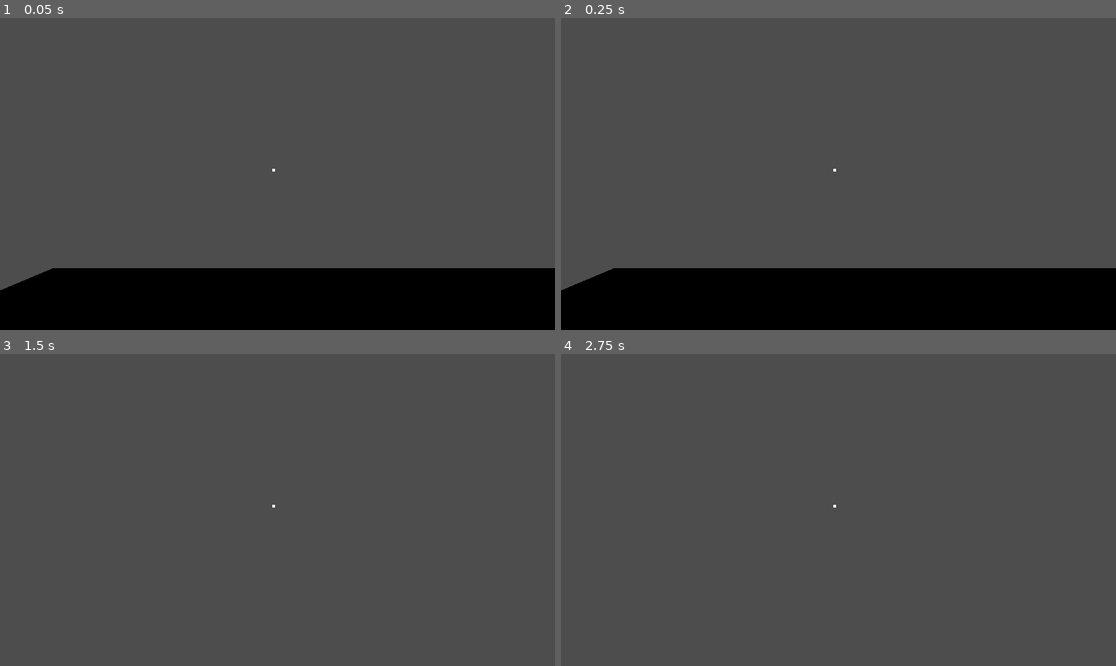
Above: before the commit, frames 1-4 (two rows, left to right).
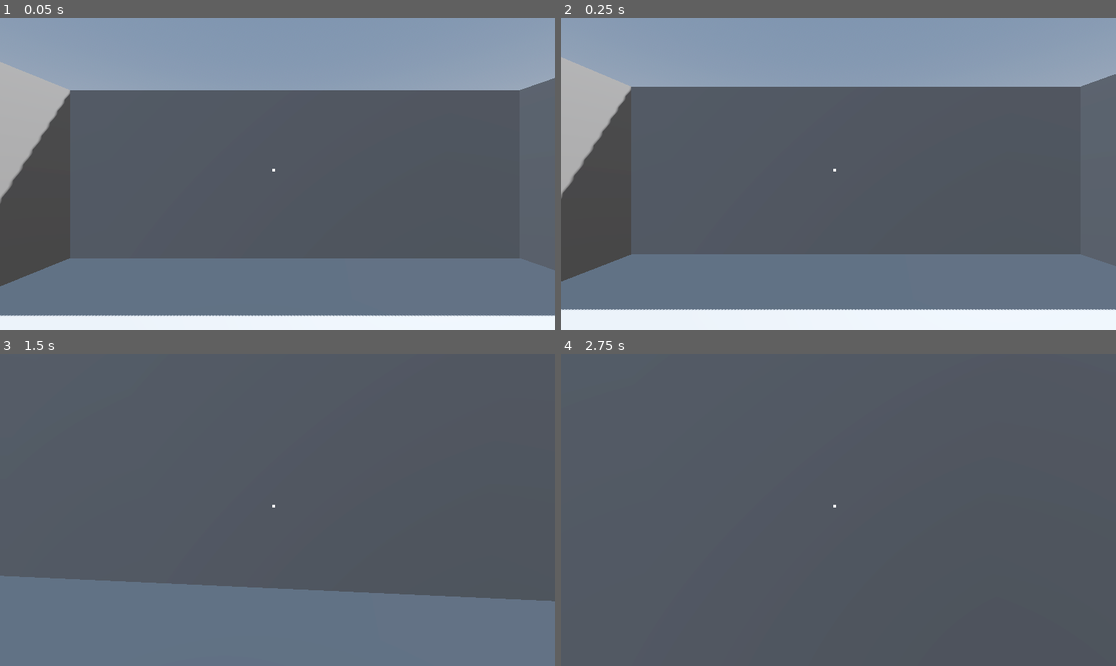
Above: after the commit, the same moments.

Repository: jakubaszcz/Still
Game: Godot game, scene res://scenes/game.tscn
Two runs of this game, one before a commit and one after it. Both use one fixed random seed, a clock stepped at 60 frames per second and the inputs below.
Inputs (mouse positions are in pixels of both pictures, inside the frame that each line leads up to):
- Up to frame 1 (0.05 s): no input
- Up to frame 2 (0.25 s): no input
- Up to frame 3 (1.5 s): move the mouse to (305, 510) at 0.52 s; hold W (move_forward) from 0.53 s (still down); click (305, 510) at 0.6 s; move the mouse to (249, 510) at 1.27 s; right-click (249, 510) at 1.35 s
- Up to frame 4 (2.75 s): keep holding W (move_forward); tap Enter at 2 s; move the mouse to (849, 503) at 2.02 s; click (849, 503) at 2.1 s

The runs differ from the first frame. In frame 1, 51% of the frame differs, in the area x 0-100%, y 0-100%; in frame 2, 51%; in frame 3, 30%; in frame 4, 1.5%.

Commit message:
feat: add collision and gravity to object

Diff:
--- a/nodes/monster.tscn
+++ b/nodes/monster.tscn
@@ -11,3 +11,4 @@
 shape = SubResource("CapsuleShape3D_hbfoo")
 
 [node name="CSGCylinder3D" type="CSGCylinder3D" parent="." unique_id=613063347]
+use_collision = true
--- a/nodes/player.tscn
+++ b/nodes/player.tscn
@@ -3,18 +3,16 @@
 [ext_resource type="Script" uid="uid://bi17we1f34n16" path="res://scripts/player.gd" id="1_u63mc"]
 [ext_resource type="PackedScene" uid="uid://bp1dm7dhirfys" path="res://nodes/player_interface.tscn" id="2_bms3g"]
 
-[sub_resource type="CylinderShape3D" id="CylinderShape3D_1"]
-
 [sub_resource type="SphereShape3D" id="SphereShape3D_bms3g"]
 radius = 5.0
+
+[sub_resource type="CapsuleShape3D" id="CapsuleShape3D_bms3g"]
 
 [node name="Player" type="CharacterBody3D" unique_id=1420670030]
 script = ExtResource("1_u63mc")
 
 [node name="Body" type="CSGCylinder3D" parent="." unique_id=520657104]
-
-[node name="CollisionShape3D" type="CollisionShape3D" parent="." unique_id=345722308]
-shape = SubResource("CylinderShape3D_1")
+use_collision = true
 
 [node name="Camera3D" type="Camera3D" parent="." unique_id=1813214702]
 
@@ -28,5 +26,8 @@
 [node name="CollisionShape3D" type="CollisionShape3D" parent="Area3D" unique_id=1802160970]
 shape = SubResource("SphereShape3D_bms3g")
 
+[node name="CollisionShape3D" type="CollisionShape3D" parent="." unique_id=493402708]
+shape = SubResource("CapsuleShape3D_bms3g")
+
 [connection signal="body_entered" from="Area3D" to="." method="_on_area_3d_body_entered"]
 [connection signal="body_exited" from="Area3D" to="." method="_on_area_3d_body_exited"]
--- a/scenes/game.tscn
+++ b/scenes/game.tscn
@@ -1,16 +1,53 @@
 [gd_scene format=3 uid="uid://c5ejdayrwpirr"]
 
 [ext_resource type="PackedScene" uid="uid://ckudr8chj1kgo" path="res://nodes/player.tscn" id="1_uwrxv"]
-[ext_resource type="PackedScene" uid="uid://cj1e8mf4dcjmv" path="res://nodes/monster.tscn" id="2_yqjtg"]
+[ext_resource type="PackedScene" uid="uid://1b56ietgkpoa" path="res://nodes/monster.tscn" id="2_yqjtg"]
 [ext_resource type="PackedScene" uid="uid://nym8ba6ktxc7" path="res://nodes/items/fuse.tscn" id="3_lnu2h"]
+
+[sub_resource type="ProceduralSkyMaterial" id="ProceduralSkyMaterial_lnu2h"]
+sky_horizon_color = Color(0.66224277, 0.6717428, 0.6867428, 1)
+ground_horizon_color = Color(0.66224277, 0.6717428, 0.6867428, 1)
+
+[sub_resource type="Sky" id="Sky_lbhrr"]
+sky_material = SubResource("ProceduralSkyMaterial_lnu2h")
+
+[sub_resource type="Environment" id="Environment_iywne"]
+background_mode = 2
+sky = SubResource("Sky_lbhrr")
+tonemap_mode = 2
+glow_enabled = true
 
 [node name="Game" type="Node3D" unique_id=1630869369]
 
+[node name="WorldEnvironment" type="WorldEnvironment" parent="." unique_id=598567515]
+environment = SubResource("Environment_iywne")
+
+[node name="DirectionalLight3D" type="DirectionalLight3D" parent="." unique_id=883265654]
+transform = Transform3D(-0.8660254, -0.43301278, 0.25, 0, 0.49999997, 0.86602545, -0.50000006, 0.75, -0.43301266, 0, 38.5263, 0)
+shadow_enabled = true
+
 [node name="CSGBox3D" type="CSGBox3D" parent="." unique_id=214294106]
-size = Vector3(10, 1, 10)
+use_collision = true
+size = Vector3(35, 1, 35)
+
+[node name="Wall1" type="CSGBox3D" parent="CSGBox3D" unique_id=718764012]
+transform = Transform3D(1, 0, 0, 0, 1, 0, 0, 0, 1, 0, 6, 18)
+size = Vector3(36, 15, 1)
+
+[node name="Wall2" type="CSGBox3D" parent="CSGBox3D" unique_id=1514240146]
+transform = Transform3D(1, 0, 0, 0, 1, 0, 0, 0, 1, 0, 6, -18.025818)
+size = Vector3(35, 15, 1)
+
+[node name="Wall3" type="CSGBox3D" parent="CSGBox3D" unique_id=87770830]
+transform = Transform3D(-4.371139e-08, 0, 1, 0, 1, 0, -1, 0, -4.371139e-08, 17.811104, 6, 0)
+size = Vector3(36, 15, 1)
+
+[node name="Wall4" type="CSGBox3D" parent="CSGBox3D" unique_id=2103767602]
+transform = Transform3D(-4.371139e-08, 0, 1, 0, 1, 0, -1, 0, -4.371139e-08, -18, 6, 0)
+size = Vector3(36, 15, 1)
 
 [node name="Player" parent="." unique_id=1420670030 instance=ExtResource("1_uwrxv")]
-transform = Transform3D(1, 0, 0, 0, 1, 0, 0, 0, 1, -1.4419842, 1.9926505, -1.772377)
+transform = Transform3D(1, 0, 0, 0, 1, 0, 0, 0, 1, -1.4419842, 7.017948, -1.772377)
 
 [node name="Monster" parent="." unique_id=1563080593 instance=ExtResource("2_yqjtg")]
 transform = Transform3D(1, 0, 0, 0, 1, 0, 0, 0, 1, 3.6950197, 1.6629984, 4.3988147)
--- a/scripts/items/class/item.gd
+++ b/scripts/items/class/item.gd
@@ -13,9 +13,6 @@
 	new_parent.add_child(self)
 	position = local_pos
 	rotation = Vector3.ZERO
-	# Desactiver la collision lors de la tenue
-	if $CollisionShape3D:
-		$CollisionShape3D.disabled = true
 
 func _drop(global_pos: Vector3):
 	print("Dropping item" + str(item_name))
@@ -23,6 +20,3 @@
 	get_parent().remove_child(self)
 	world.add_child(self)
 	global_position = global_pos
-	# Reactiver la collision
-	if $CollisionShape3D:
-		$CollisionShape3D.disabled = false
--- a/scripts/items/fuse.gd
+++ b/scripts/items/fuse.gd
@@ -2,3 +2,9 @@
 
 func _ready():
 	item_name = Item.ItemType.FUSE
+
+func _physics_process(delta: float) -> void:
+	if not is_on_floor():
+		velocity += get_gravity() * delta
+
+	move_and_slide()
--- a/scripts/monster.gd
+++ b/scripts/monster.gd
@@ -2,3 +2,9 @@
 
 func _ready():
 	add_to_group("monster")
+
+func _physics_process(delta: float) -> void:
+	if not is_on_floor():
+		velocity += get_gravity() * delta
+
+	move_and_slide()
--- a/scripts/player.gd
+++ b/scripts/player.gd
@@ -91,10 +91,13 @@
 			return hit
 	return null
 
-func _physics_process(_delta: float) -> void:
+func _physics_process(delta: float) -> void:
 
 	_movement()
 	_pick_item()
+
+	if not is_on_floor():
+		velocity += get_gravity() * delta
 
 	move_and_slide()
 
